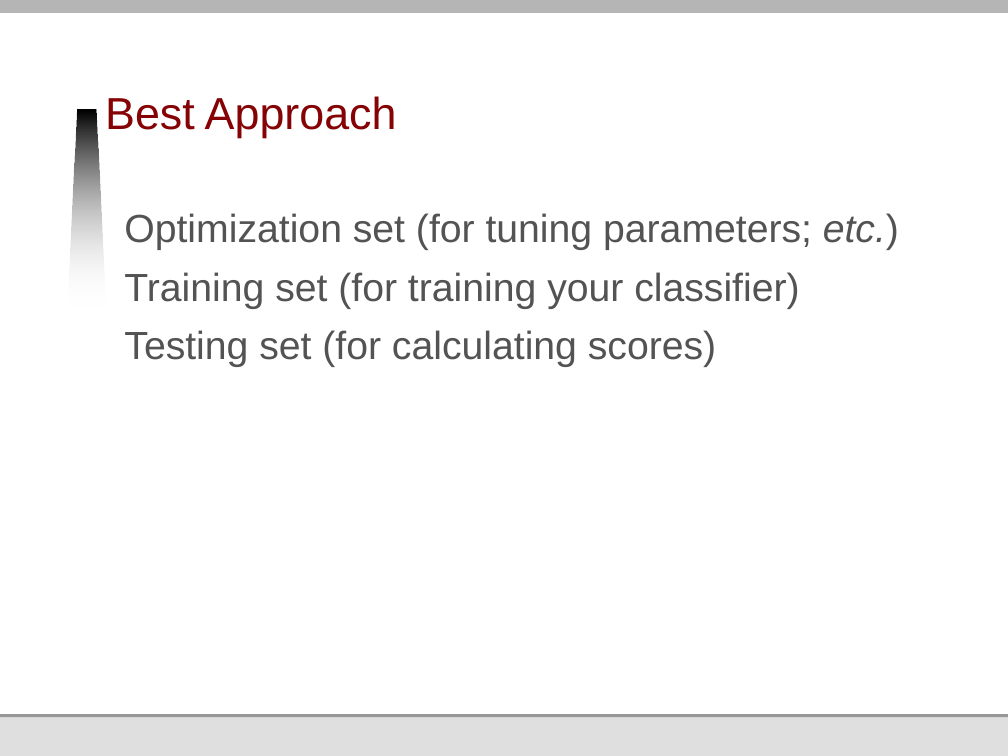
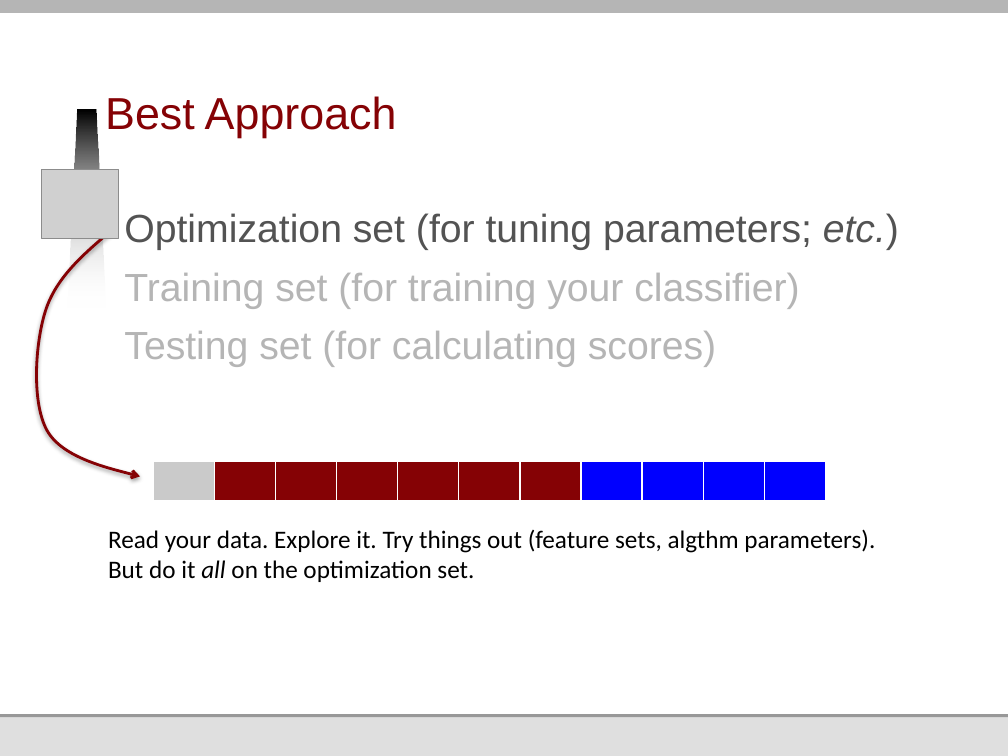
Before and after one commit to jmankoff/data, a slide deck: slide 53 of Lectures/12 Machine Learning I Training and Testing.pptx (slide 59 before the commit). Drawn at 1008x756 pixels with LibreOffice and Linux fonts; fonts in the diff are those of the drawing; grey boxes stand for pictures; background and template pictures are left out. Boxes give left, top, right and bottom in pixels: in the first picture for what was removed or moved away, otherwise in the second. Text is boxed around its words. In the diff, an @@ line names an element or a change of style, - is before the commit and + after.

Commit message:
lecture updates

```diff
--- a/Lectures/12 Machine Learning I Training and Testing.pptx
+++ b/Lectures/12 Machine Learning I Training and Testing.pptx
@@ picture added at [42, 169, 119, 239] @@
@@ freeform shape added at [36, 231, 140, 477], outline #850205 2 pt @@
@@ text at [124, 273, 799, 367]: text colour #535353 to #B5B5B5 in "Training set (for training your classifier)", "Testing set (for calculating scores)" @@
@@ table added at [153, 462, 830, 503], 1 rows, 11 columns @@
+ |  |  |  |  |  |  |  |  |  | 
@@ text added at [108, 529, 875, 582], 18 pt, text #000000 @@
+Read your data. Explore it. Try things out (feature sets, algthm parameters).
+But do it all on the optimization set.
```
Also in this commit, not shown: 9 other slides changed, 3 slides added, 7 slides removed, 4 other files.
